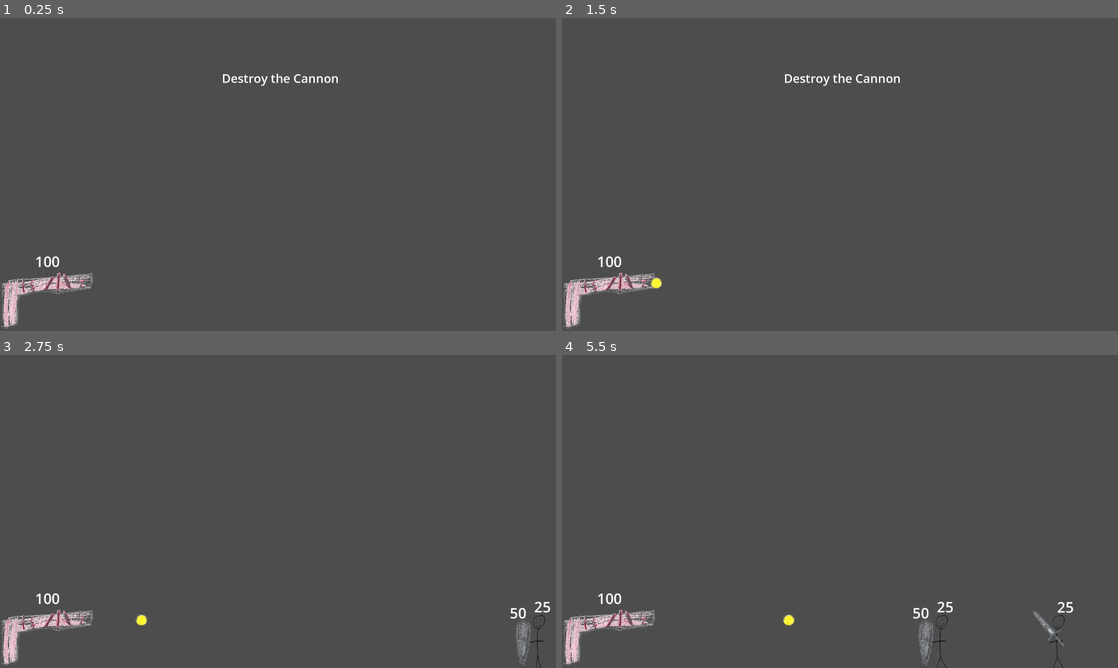
Above: before the commit, frames 1-4 (two rows, left to right).
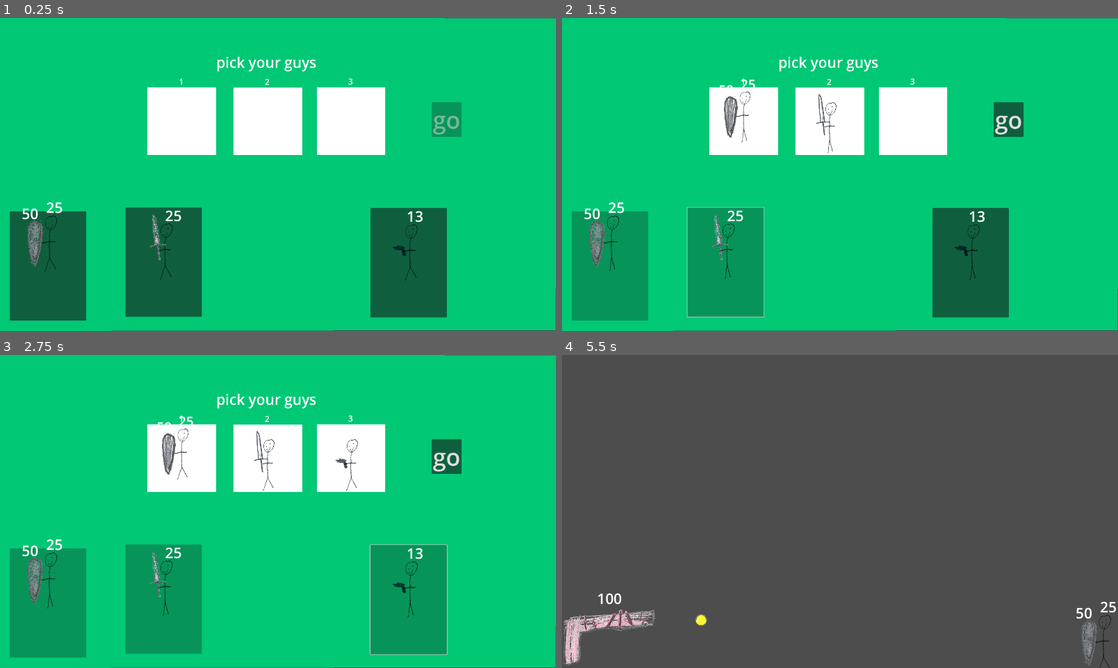
Above: after the commit, the same moments.

Repository: rlskoeser/stickfigure-rtd
Game: Godot game, scene res://main.tscn
Two runs of this game, one before a commit and one after it. Both use one fixed random seed, a clock stepped at 60 frames per second and the inputs below.
Inputs (mouse positions are in pixels of both pictures, inside the frame that each line leads up to):
- Up to frame 1 (0.25 s): no input
- Up to frame 2 (1.5 s): click (612, 265) at 0.52 s; click (723, 262) at 1.27 s
- Up to frame 3 (2.75 s): click (405, 599) at 2.02 s
- Up to frame 4 (5.5 s): click (1006, 455) at 2.75 s, where only the run after the commit has a clickable "go"; move the mouse to (1045, 642) at 3.52 s; click (1045, 642) at 3.67 s; move the mouse to (728, 527) at 4.27 s; click (728, 527) at 4.42 s; move the mouse to (1079, 642) at 5.02 s; click (1079, 642) at 5.17 s

The runs differ from the first frame. In frame 1, 100% of the frame differs, in the area x 0-100%, y 0-100%; in frame 2, 100%; in frame 3, 100%; in frame 4, 1.0%.

Commit message:
Add chooser and integrate with main to set lineup

Diff:
--- a/stickfigure-rtd/cannon.gd
+++ b/stickfigure-rtd/cannon.gd
@@ -19,7 +19,7 @@
 
 
 func start():
-	pass
+	$CannonTimer.start()
 	# position = $LaunchPosition.position
 	#show()
 	#$CollisionShape2D.disabled = false
--- a/stickfigure-rtd/cannon.tscn
+++ b/stickfigure-rtd/cannon.tscn
@@ -25,7 +25,6 @@
 
 [node name="CannonTimer" type="Timer" parent="."]
 wait_time = 0.71
-autostart = true
 
 [node name="LaunchPosition" type="Marker2D" parent="."]
 position = Vector2(236, 478)
--- /dev/null
+++ b/stickfigure-rtd/chooser.gd
@@ -0,0 +1,57 @@
+extends Node
+
+signal go
+
+var lineup = []
+var max_picks = 3
+
+var ShieldGuy = preload("res://shield_guy.tscn")
+var SwordGuy = preload("res://sword_guy.tscn")
+var GunGuy = preload("res://gun_guy.tscn")
+
+var GuyResourceByName = {
+	"ShieldGuy": ShieldGuy,
+	"SwordGuy": SwordGuy,
+	"GunGuy": GunGuy
+}
+
+# Called when the node enters the scene tree for the first time.
+func _ready() -> void:
+
+	# bind button press to handler and pass in the button
+	for button in $Buttons.get_children():
+		button.pressed.connect(on_button_press.bind(button))
+
+
+# Called every frame. 'delta' is the elapsed time since the previous frame.
+func _process(delta: float) -> void:
+	pass
+
+
+func on_button_press(b) -> void:
+	# first node under this button is the guy being picked
+	var guy = b.get_children()[0]
+	pick_guy(guy)
+	#var pick_guy = guy.duplicate()
+	#$Slot1.add_child(pick_guy)
+	## button can't be used again
+	b.set_disabled(true)
+
+func pick_guy(guy):
+	var count = lineup.size()
+	# stop if we are at max
+	if count >= max_picks:
+		return
+
+	# add resource for this guy to lineup by name
+	lineup.append(GuyResourceByName[guy.name])
+	# make a copy to put in the slot
+	var chosen_guy = guy.duplicate()
+	# TODO: make guy smaller?
+	$Slots.get_children()[count].add_child(chosen_guy)
+
+	# enable start button as soon as one guy is picked
+	$GoButton.set_disabled(false)
+
+func _on_go_button_pressed() -> void:
+	go.emit(lineup)
--- /dev/null
+++ b/stickfigure-rtd/chooser.tscn
@@ -0,0 +1,134 @@
+[gd_scene load_steps=7 format=3 uid="uid://ch6i200srns87"]
+
+[ext_resource type="PackedScene" uid="uid://oj2458hw4fo7" path="res://gun_guy.tscn" id="1_4y1ey"]
+[ext_resource type="Script" path="res://chooser.gd" id="1_u3iuc"]
+[ext_resource type="PackedScene" uid="uid://cuckgvmgyddcn" path="res://shield_guy.tscn" id="2_ekr7g"]
+[ext_resource type="PackedScene" uid="uid://b850vwiej2rxe" path="res://sword_guy.tscn" id="3_f5i62"]
+
+[sub_resource type="CanvasTexture" id="CanvasTexture_ajcfd"]
+
+[sub_resource type="StyleBoxFlat" id="StyleBoxFlat_2wrfy"]
+
+[node name="Chooser" type="Node"]
+script = ExtResource("1_u3iuc")
+
+[node name="Background" type="Polygon2D" parent="."]
+color = Color(0, 0.784314, 0.462745, 1)
+polygon = PackedVector2Array(-1, -1, 1922, 1, 1919, 1077, 0, 1080)
+
+[node name="Label" type="Label" parent="."]
+offset_left = 747.0
+offset_top = 118.0
+offset_right = 1093.0
+offset_bottom = 187.0
+theme_override_font_sizes/font_size = 50
+text = "pick your guys"
+
+[node name="Slots" type="Node" parent="."]
+
+[node name="Slot1" type="Polygon2D" parent="Slots"]
+position = Vector2(504.406, 240.18)
+scale = Vector2(0.898497, 0.909804)
+texture = SubResource("CanvasTexture_ajcfd")
+polygon = PackedVector2Array(5.22891, -0.734497, 269.229, -0.734497, 269.229, 255.266, 5.22889, 255.266)
+uv = PackedVector2Array(6.22595, 2, 266.661, 2, 268.887, 254.802, 5.11298, 255.901)
+
+[node name="Label" type="Label" parent="Slots/Slot1"]
+offset_left = 126.0
+offset_top = -46.0
+offset_right = 144.0
+offset_bottom = -1.0
+theme_override_font_sizes/font_size = 32
+text = "1"
+
+[node name="Slot2" type="Polygon2D" parent="Slots"]
+position = Vector2(801, 241)
+scale = Vector2(0.898497, 0.909804)
+texture = SubResource("CanvasTexture_ajcfd")
+polygon = PackedVector2Array(5.22891, -0.734497, 269.229, -0.734497, 269.229, 255.266, 5.22889, 255.266)
+uv = PackedVector2Array(6.22595, 2, 266.661, 2, 268.887, 254.802, 5.11298, 255.901)
+
+[node name="Label" type="Label" parent="Slots/Slot2"]
+offset_left = 126.0
+offset_top = -46.0
+offset_right = 144.0
+offset_bottom = -1.0
+theme_override_font_sizes/font_size = 32
+text = "2
+"
+
+[node name="Slot3" type="Polygon2D" parent="Slots"]
+position = Vector2(1089, 240)
+scale = Vector2(0.898497, 0.909804)
+texture = SubResource("CanvasTexture_ajcfd")
+polygon = PackedVector2Array(5.22891, -0.734497, 269.229, -0.734497, 269.229, 255.266, 5.22889, 255.266)
+uv = PackedVector2Array(6.22595, 2, 266.661, 2, 268.887, 254.802, 5.11298, 255.901)
+
+[node name="Label" type="Label" parent="Slots/Slot3"]
+offset_left = 126.0
+offset_top = -46.0
+offset_right = 144.0
+offset_bottom = -1.0
+theme_override_font_sizes/font_size = 32
+text = "3"
+
+[node name="Buttons" type="Node" parent="."]
+
+[node name="Button1" type="Button" parent="Buttons"]
+anchors_preset = -1
+anchor_left = 0.018
+anchor_top = 0.618
+anchor_right = 0.155
+anchor_bottom = 0.967
+offset_left = -0.560001
+offset_top = -0.440063
+offset_right = 0.399994
+offset_bottom = -0.360107
+theme_override_styles/hover = SubResource("StyleBoxFlat_2wrfy")
+
+[node name="ShieldGuy" parent="Buttons/Button1" instance=ExtResource("2_ekr7g")]
+position = Vector2(77, 59)
+speed = 0
+
+[node name="Button2" type="Button" parent="Buttons"]
+anchors_preset = -1
+anchor_left = 0.018
+anchor_top = 0.618
+anchor_right = 0.155
+anchor_bottom = 0.967
+offset_left = 398.44
+offset_top = -13.4401
+offset_right = 399.4
+offset_bottom = -13.3601
+
+[node name="SwordGuy" parent="Buttons/Button2" instance=ExtResource("3_f5i62")]
+position = Vector2(77, 62)
+speed = 0
+
+[node name="Button3" type="Button" parent="Buttons"]
+anchors_preset = -1
+anchor_left = 0.018
+anchor_top = 0.618
+anchor_right = 0.155
+anchor_bottom = 0.967
+offset_left = 1244.44
+offset_top = -11.4401
+offset_right = 1245.4
+offset_bottom = -11.3601
+
+[node name="GunGuy" parent="Buttons/Button3" instance=ExtResource("1_4y1ey")]
+position = Vector2(77, 63)
+speed = 0
+
+[node name="GoButton" type="Button" parent="."]
+offset_left = 1491.0
+offset_top = 291.0
+offset_right = 1594.0
+offset_bottom = 410.0
+theme_override_font_sizes/font_size = 81
+disabled = true
+text = "go"
+
+[connection signal="pressed" from="Buttons/Button1" to="." method="_on_button_pressed"]
+[connection signal="pressed" from="Buttons/Button2" to="." method="_on_button_pressed"]
+[connection signal="pressed" from="GoButton" to="." method="_on_go_button_pressed"]
--- a/stickfigure-rtd/main.gd
+++ b/stickfigure-rtd/main.gd
@@ -2,18 +2,18 @@
 
 var screen_size # Size of the game window.
 
-var ShieldGuy = preload("res://shield_guy.tscn")
-var SwordGuy = preload("res://sword_guy.tscn")
-var GunGuy = preload("res://gun_guy.tscn")
-
-
 var guys
-var original_lineup = [ShieldGuy, SwordGuy, GunGuy]
+var original_lineup
 
 # Called when the node enters the scene tree for the first time.
 func _ready():
-	guys = original_lineup.duplicate()
+	pass
+
+func go(lineup):
+	guys = lineup.duplicate()
 	$Cannon.start()
+	$SpawnTimer.start()
+	$MessageTimer.start()
 
 # Called every frame. 'delta' is the elapsed time since the previous frame.
 func _process(_delta):
@@ -66,3 +66,7 @@
 	var spawned_bullet = Bullet.instantiate()
 	spawned_bullet.position = location
 	add_child(spawned_bullet)
+
+func _on_chooser_go(chosen_lineup) -> void:
+	go(chosen_lineup)
+	remove_child($Chooser)
--- a/stickfigure-rtd/main.tscn
+++ b/stickfigure-rtd/main.tscn
@@ -1,7 +1,8 @@
-[gd_scene load_steps=4 format=3 uid="uid://bfj68k8sy3do7"]
+[gd_scene load_steps=5 format=3 uid="uid://bfj68k8sy3do7"]
 
 [ext_resource type="Script" path="res://main.gd" id="1_pbaoh"]
 [ext_resource type="PackedScene" uid="uid://t1t4a8j630s2" path="res://cannon.tscn" id="3_3a3fn"]
+[ext_resource type="PackedScene" uid="uid://ch6i200srns87" path="res://chooser.tscn" id="3_pd6wv"]
 
 [sub_resource type="SystemFont" id="SystemFont_d7nky"]
 
@@ -26,7 +27,6 @@
 [node name="MessageTimer" type="Timer" parent="."]
 wait_time = 2.0
 one_shot = true
-autostart = true
 
 [node name="SpawnPosition" type="Marker2D" parent="."]
 position = Vector2(1943, 904)
@@ -37,8 +37,10 @@
 [node name="SpawnTimer" type="Timer" parent="."]
 wait_time = 2.0
 one_shot = true
-autostart = true
+
+[node name="Chooser" parent="." instance=ExtResource("3_pd6wv")]
 
 [connection signal="timeout" from="MessageTimer" to="." method="_on_message_timer_timeout"]
 [connection signal="destroyed" from="Cannon" to="." method="_on_cannon_destroyed"]
 [connection signal="timeout" from="SpawnTimer" to="." method="_on_spawn_timer_timeout"]
+[connection signal="go" from="Chooser" to="." method="_on_chooser_go"]
